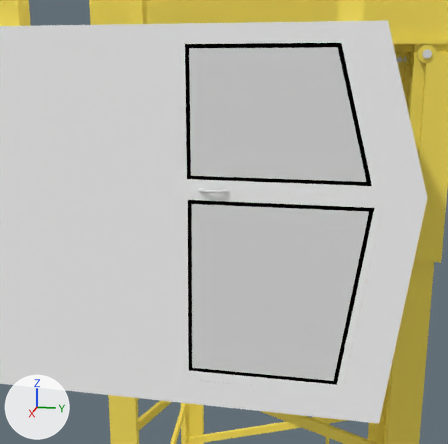
An edit to the Blender file Models/zuraw/zuraw.blend, drawn before and after from the same camera.
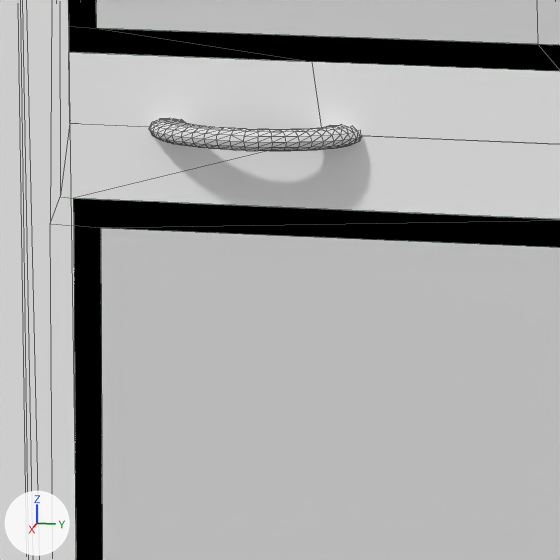
Each version is shown from a camera (50 mm lens) standing at (7.591, 1.318, 25.696) and looking at (4.515, 0.703, 24.927), then close up on the part from 40% to 57% of the width and 39% to 57% of the height. Every picture has the same lights, and +X, +Y and +Z are marked at lower left. The close-ups show mesh edges as thin lines.

Objects in the first close-up: 'cabin', 'rightDoor'.
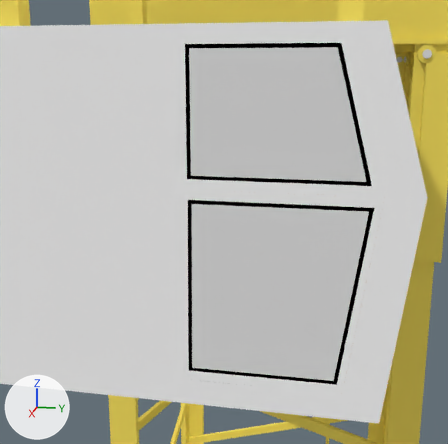
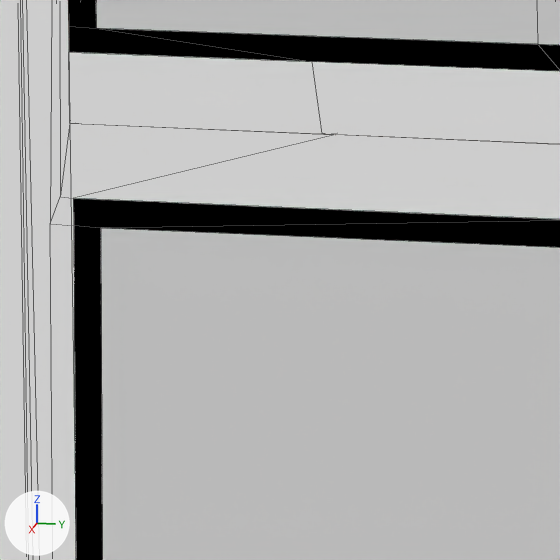
What differs and where, as boxes [x1, y1, x2, y2] in the close-ups (560 x 560 px):
```json
{"part": 1, "of": "me_circle_003", "change": "deleted", "before": [149, 118, 362, 151]}
```

Scene script edits in JSON lines:
```json
{"block": "me_circle_003", "where": "me_circle_003.from_pydata(...)  # 802 vertices, 1433 faces; spans x -0.62..0.68, y -0.81..1.5, z -0.15..0.05"}
{"block": "me_circle_003", "where": "# used by ob_rightdoor; location = (4.4168, 1.0074, 24.6492); rotation_euler = (1.571, 0.0, -1.571), in degrees (90, 0, -90); scale = (0.8, 0.8, 0.834)"}
{"block": "me_circle_003", "change": "me_circle_003 part 1: the loose piece of 324 vertices spanning x 0.35..0.55, y 0.54..0.56, z -0.15..-0.09 is deleted"}
{"op": "remove", "block": "me_circle_003", "code": "me_circle_003.materials.append(mat_material_005)  # white #e7e7e7"}
```
